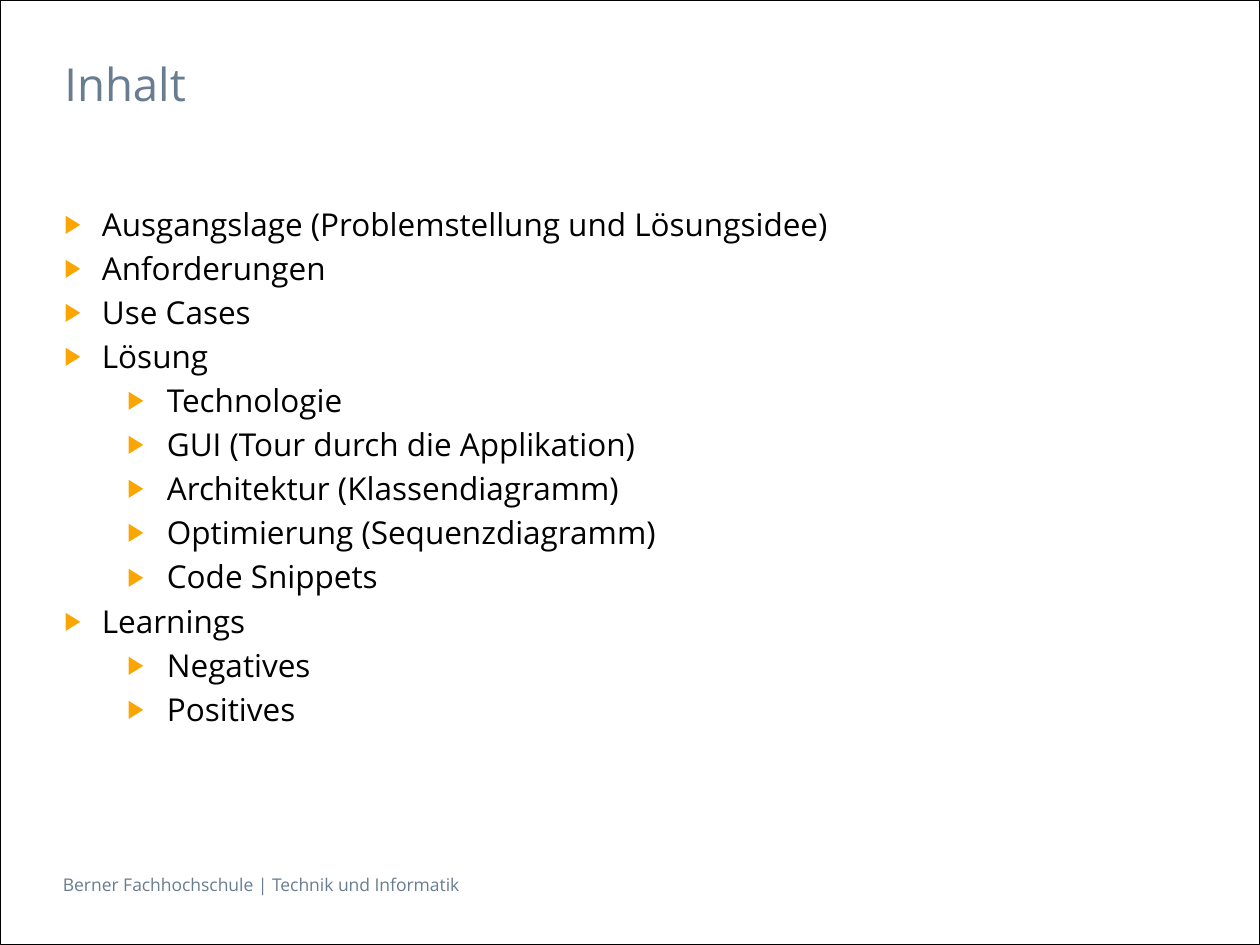
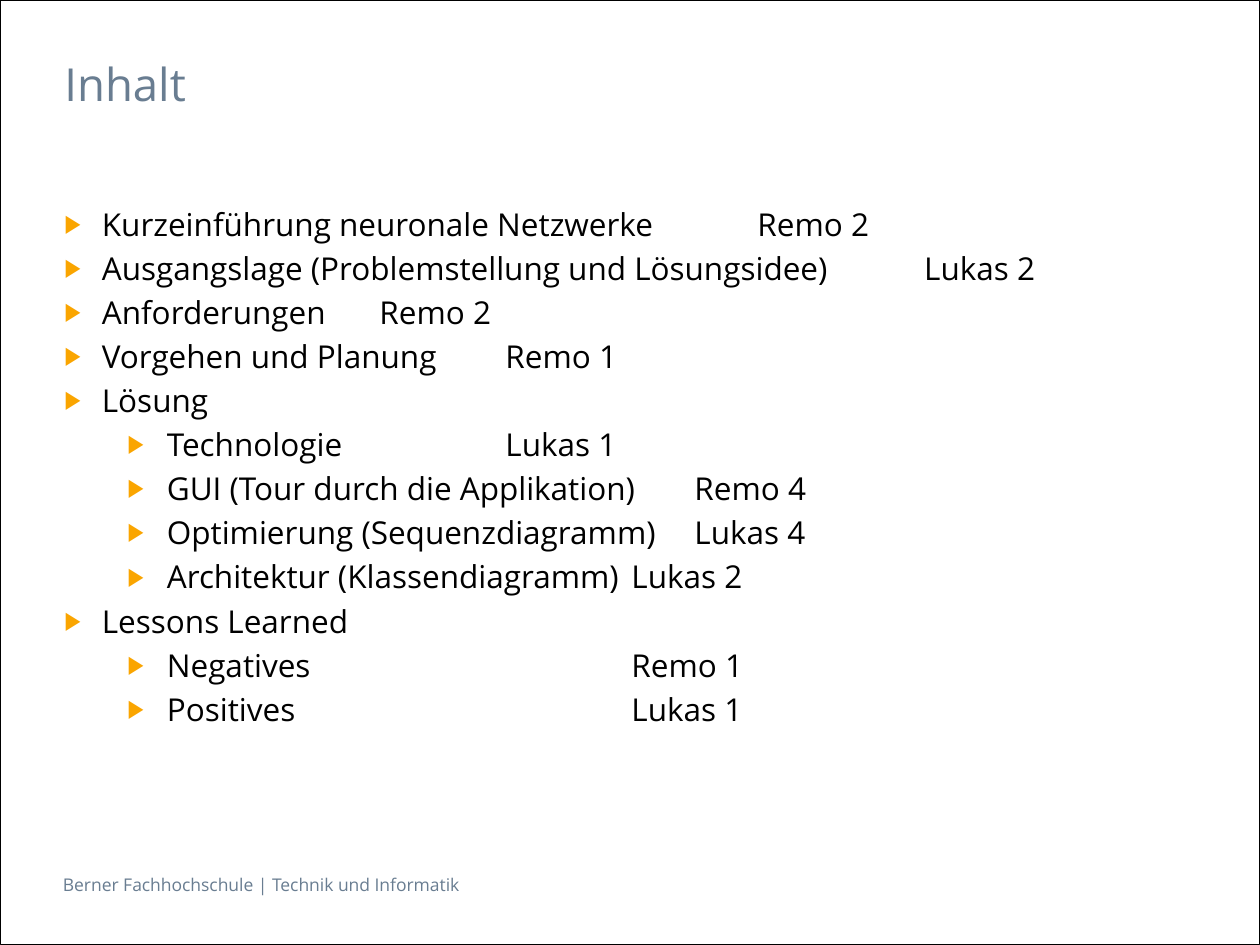
Before and after one commit to lukaszoller/hyperOptimize, a slide deck: slide 2 of 1 Requirements/Final Presentation.pptx. Drawn at 1260x945 pixels with LibreOffice and Linux fonts; fonts in the diff are those of the drawing. Boxes give left, top, right and bottom in pixels: in the first picture for what was removed or moved away, otherwise in the second. Text is boxed around its words. In the diff, an @@ line names an element or a change of style, - is before the commit and + after.

```diff
--- a/1 Requirements/Final Presentation.pptx
+++ b/1 Requirements/Final Presentation.pptx
@@ text at (x1=102, y1=212, x2=869, y2=376): text changed @@
-▶ Ausgangslage (Problemstellung und Lösungsidee)
-▶ Anforderungen
-▶ Use Cases
+▶ Kurzeinführung neuronale Netzwerke Remo 2
+▶ Ausgangslage (Problemstellung und Lösungsidee) Lukas 2
+▶ Anforderungen Remo 2
+▶ Vorgehen und Planung Remo 1
@@ text at (x1=102, y1=432, x2=806, y2=722): text changed @@
-  ▶ Technologie
-  ▶ GUI (Tour durch die Applikation)
-  ▶ Architektur (Klassendiagramm)
-  ▶ Optimierung (Sequenzdiagramm)
-  ▶ Code Snippets
-▶ Learnings
-  ▶ Negatives
-  ▶ Positives
+  ▶ Technologie Lukas 1
+  ▶ GUI (Tour durch die Applikation) Remo 4
+  ▶ Optimierung (Sequenzdiagramm) Lukas 4
+  ▶ Architektur (Klassendiagramm) Lukas 2
+▶ Lessons Learned
+  ▶ Negatives Remo 1
+  ▶ Positives Lukas 1
```
Also in this commit, not shown: 1 slide added, 1 other file.
